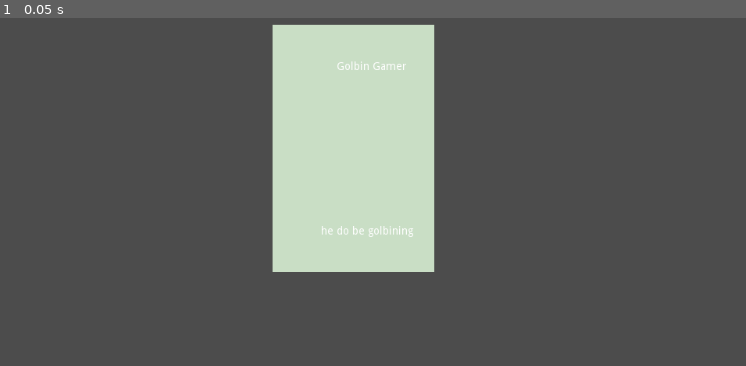
Above: before the commit, frame 1.
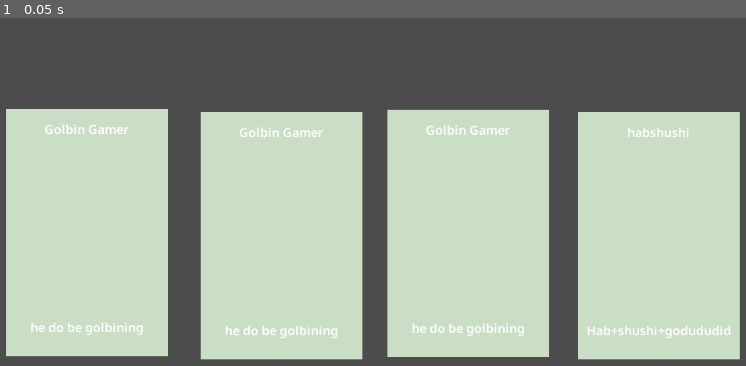
Above: after the commit, the same moment.

Repository: fkeyzuwu/Godot-Card-Game-Attempt
Game: Godot game, scene res://Main.tscn
Two runs of this game, one before a commit and one after it. Both use one fixed random seed, a clock stepped at 60 frames per second and the inputs below.
Inputs:
- Up to frame 1 (0.05 s): no input

The runs differ from the first frame. In frame 1, 61% of the frame differs, in the area x 0-100%, y 2-99%.

Commit message:
more testing stuff

Diff:
--- a/Card.tscn
+++ b/Card.tscn
@@ -1,47 +1,44 @@
-[gd_scene load_steps=2 format=2]
+[gd_scene load_steps=4 format=2]
 
 [ext_resource path="res://Card.gd" type="Script" id=1]
+[ext_resource path="res://card_resources/default_card.tres" type="Resource" id=2]
+[ext_resource path="res://fonts/NotoSans.tres" type="DynamicFont" id=3]
 
 [node name="Card" type="Node2D"]
 script = ExtResource( 1 )
+data = ExtResource( 2 )
 
 [node name="Control" type="Control" parent="."]
 anchor_left = 0.5
 anchor_top = 0.5
 anchor_right = 0.5
 anchor_bottom = 0.5
-margin_left = -20.0
-margin_top = -20.0
-margin_right = 20.0
-margin_bottom = 20.0
+margin_right = 40.0
+margin_bottom = 40.0
 
 [node name="Background" type="ColorRect" parent="Control"]
-margin_left = -85.0
-margin_top = -153.0
-margin_right = 122.0
-margin_bottom = 164.0
+margin_right = 207.0
+margin_bottom = 317.0
 color = Color( 0.792157, 0.87451, 0.776471, 1 )
 
-[node name="Name" type="Label" parent="Control"]
+[node name="Name" type="Label" parent="Control/Background"]
 unique_name_in_owner = true
-anchor_left = 0.5
-anchor_top = -2.463
-anchor_right = 0.5
-anchor_bottom = -2.463
-margin_left = -23.0
-margin_top = -7.48
-margin_right = 26.0
-margin_bottom = 6.52
-text = "huh"
+anchor_right = 1.0
+margin_bottom = 51.0
+custom_fonts/font = ExtResource( 3 )
+text = "Name"
+align = 1
+valign = 1
+autowrap = true
 
-[node name="Description" type="Label" parent="Control"]
+[node name="Description" type="Label" parent="Control/Background"]
 unique_name_in_owner = true
-anchor_left = 0.5
-anchor_top = 2.828
-anchor_right = 0.5
-anchor_bottom = 2.828
-margin_left = -43.0
-margin_top = -8.12
-margin_right = 46.0
-margin_bottom = 5.88
-text = "huyuasg"
+anchor_top = 1.0
+anchor_right = 1.0
+anchor_bottom = 1.0
+margin_top = -75.0
+custom_fonts/font = ExtResource( 3 )
+text = "Description"
+align = 1
+valign = 1
+autowrap = true
--- a/Main.tscn
+++ b/Main.tscn
@@ -1,10 +1,23 @@
-[gd_scene load_steps=3 format=2]
+[gd_scene load_steps=4 format=2]
 
 [ext_resource path="res://Card.tscn" type="PackedScene" id=1]
 [ext_resource path="res://card_resources/golbingamer.tres" type="Resource" id=2]
+[ext_resource path="res://card_resources/habshushi.tres" type="Resource" id=3]
 
 [node name="Main" type="Node2D"]
 
 [node name="Card" parent="." instance=ExtResource( 1 )]
-position = Vector2( 491, 315 )
+position = Vector2( 45, 250 )
 data = ExtResource( 2 )
+
+[node name="Card2" parent="." instance=ExtResource( 1 )]
+position = Vector2( 777, 254 )
+data = ExtResource( 3 )
+
+[node name="Card3" parent="." instance=ExtResource( 1 )]
+position = Vector2( 533, 251 )
+data = ExtResource( 2 )
+
+[node name="Card4" parent="." instance=ExtResource( 1 )]
+position = Vector2( 294, 254 )
+data = ExtResource( 2 )
--- /dev/null
+++ b/card_resources/default_card.tres
@@ -0,0 +1,8 @@
+[gd_resource type="Resource" load_steps=2 format=2]
+
+[ext_resource path="res://CardData.gd" type="Script" id=1]
+
+[resource]
+script = ExtResource( 1 )
+name = "Name"
+description = "Description"
--- /dev/null
+++ b/card_resources/habshushi.tres
@@ -0,0 +1,8 @@
+[gd_resource type="Resource" load_steps=2 format=2]
+
+[ext_resource path="res://CardData.gd" type="Script" id=1]
+
+[resource]
+script = ExtResource( 1 )
+name = "habshushi"
+description = "Hab+shushi+godududid"
--- /dev/null
+++ b/fonts/NotoSans.tres
@@ -0,0 +1,6 @@
+[gd_resource type="DynamicFont" load_steps=2 format=2]
+
+[ext_resource path="res://fonts/NotoSans-SemiBold.ttf" type="DynamicFontData" id=1]
+
+[resource]
+font_data = ExtResource( 1 )
Binary file added: fonts/NotoSans-Black.ttf
Binary file added: fonts/NotoSans-BlackItalic.ttf
Binary file added: fonts/NotoSans-Bold.ttf
Binary file added: fonts/NotoSans-BoldItalic.ttf
Binary file added: fonts/NotoSans-ExtraBold.ttf
Binary file added: fonts/NotoSans-ExtraBoldItalic.ttf
Binary file added: fonts/NotoSans-ExtraLight.ttf
Binary file added: fonts/NotoSans-ExtraLightItalic.ttf
Binary file added: fonts/NotoSans-Italic.ttf
Binary file added: fonts/NotoSans-Light.ttf
Binary file added: fonts/NotoSans-LightItalic.ttf
Binary file added: fonts/NotoSans-Medium.ttf
(and 7 more such lines)
